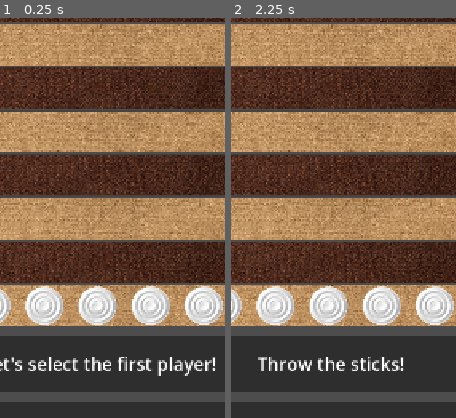
Above: before the commit, frames 1-2 (left to right).
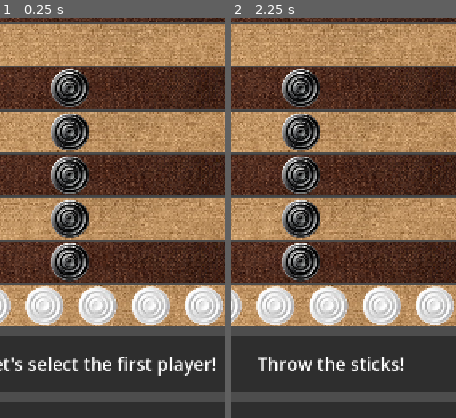
Above: after the commit, the same moments.

Repository: LeYohan-rgb/trad-games-hub
Game: Godot game, scene res://Scenes/bul_room.tscn
Two runs of this game, one before a commit and one after it. Both use one fixed random seed, a clock stepped at 60 frames per second and the inputs below. This scene is started directly instead of the project's main scene.
Inputs (mouse positions are % of the whole screen's width and height, from its top left):
- Up to frame 1 (0.25 s): no input
- Up to frame 2 (2.25 s): click "THROW" at 0.5 s; click (25, 2) at 1.27 s; click (42, 2) at 2.02 s
The pictures show only the part of the screen within x 28-78%, y 43-93%; the shares and areas given below are measured in that part.

The runs differ from the first frame. In frame 1, 6.5% of the frame differs, in the area x 22-40%, y 12-66%; in frame 2, 6.5%.

Commit message:
Added a function to color the rows red when a capture is made

Diff:
--- a/Scripts/bul_room.gd
+++ b/Scripts/bul_room.gd
@@ -10,11 +10,11 @@
 
 var game_state : Dictionary = { #THE GAME STATE IS RELATIVE. [no, my_or_opp, direction] true -> enemy base.
 	1: [6, "my", true],
-	2: [0, "none", true],
-	3: [0, "none", true],
-	4: [0, "none", true],
-	5: [0, "none", true],
-	6: [0, "none", true],
+	2: [1, "opp", false],
+	3: [1, "opp", false],
+	4: [1, "opp", false],
+	5: [1, "opp", false],
+	6: [1, "opp", false],
 	7: [0, "none", true],
 	8: [0, "none", true],
 	9: [0, "none", true],
@@ -61,6 +61,7 @@
 var game_started = false
 var host_modulate_color = "ffffc8"
 var client_modulate_color = "c8ffff"
+var capture_modulate_color = "ffc8c8"
 
 # Called when the node enters the scene tree for the first time.
 func _ready() -> void:
@@ -321,7 +322,8 @@
 					opp_landing_score.text = ""
 					my_landing_score.text = ""
 					message_lbl.text = "It's " + client_or_host_player_name_str("host") + "'s turn!"
-					can_throw_the_sticks = true
+					if multiplayer.is_server():
+						can_throw_the_sticks = true
 				else:
 					is_host_first_player = false
 					if multiplayer.is_server():
@@ -333,6 +335,8 @@
 					opp_landing_score.text = ""
 					my_landing_score.text = ""
 					message_lbl.text = "It's " + client_or_host_player_name_str("client") + "'s turn!"
+					if not multiplayer.is_server():
+						can_throw_the_sticks = true
 				game_paused = false
 				game_started = true
 			else:
@@ -406,7 +410,6 @@
 	random_array.shuffle()
 	return random_array[0]
 
-
 func _on_board_container_pressed_row(row_pressed: Variant) -> void:
 	if game_paused:
 		return
@@ -441,22 +444,70 @@
 	var target_index_movement = return_target_index(my_row, game_state)
 
 	#cannot land on an occupied row by yourself
-	if (game_state[target_index_movement[0]][0] > 0 and target_index_movement[0] != 1 and target_index_movement[0][1] == "my"):
+	#if it landed on an occupied row, that is NOT the homebase, that is MY own
+	if (game_state[target_index_movement[0]][0] > 0 and target_index_movement[0] != 1 and game_state[target_index_movement[0]][1] == "my"):
 		illegal_move_message(1)
 		return
 
 	#PERFORM MOVE!
-	perform_move.rpc(target_index_movement, whose_turn_is_it_str())
+	perform_move.rpc(my_row, target_index_movement, whose_turn_is_it_str())
 
 @rpc("any_peer", "call_local", "reliable")
-func perform_move(movement_array : Array, player_who_moved : String):
+func perform_move(previous_pos : int, movement_array : Array, player_who_moved : String):
 	#THIS FUNCTION IS FOR MULTIPLAYER OK?
 	game_paused = true
 
 	#HIGHLIGHT THE ROW
-	modulate_row(movement_array[0], player_who_moved)
-
-func modulate_row(row, player_who_moved):
+	modulate_row(movement_array[0], player_who_moved, previous_pos, movement_array)
+
+	#UPDATE_THE_GAME_STATE
+	update_game_state(previous_pos, movement_array, player_who_moved)
+
+func update_game_state(previous_pos, movement_array, player_who_moved):
+	var new_row_moved = movement_array[0]
+	var new_dir = movement_array[2]
+	var no_rows_moved = movement_array[1]
+
+	if multiplayer.is_server():
+		if player_who_moved == "host": #host is changing the board due to a state THEY made
+			game_state[previous_pos][0] = 0
+			game_state[previous_pos][1] = "none"
+			game_state[previous_pos][2] = true
+			if game_state[new_row_moved][0] > 0: #they catched it
+				pass
+			else:
+				game_state[new_row_moved][0] += 1
+
+
+		else: #chost changes due to a state THE CLIENt made
+			pass
+	else:
+		if player_who_moved == "host": #host moved on clients turn
+			pass
+		else: #client moved on their turn
+			pass
+
+func modulate_row(row, player_who_moved, previous_pos, movement_array):
+	if multiplayer.is_server():
+		if player_who_moved == "host": #host moved on their turn
+			if game_state[row][1] == "opp":
+				row_nodes[row].get_node("CenterContainer/Sprite2D").modulate = capture_modulate_color
+				return
+		else: #client moved on hosts turn
+			if game_state[row][1] == "my":
+				row_nodes[14 - row].get_node("CenterContainer/Sprite2D").modulate = capture_modulate_color
+				return
+	else:
+		if player_who_moved == "host": #host moved on clients turn
+			if game_state[row][1] == "my":
+				row_nodes[14 -row].get_node("CenterContainer/Sprite2D").modulate = capture_modulate_color
+				return
+		else: #client moved on their turn
+			if game_state[row][1] == "opp":
+				row_nodes[row].get_node("CenterContainer/Sprite2D").modulate = capture_modulate_color
+				return
+
+
 	if multiplayer.is_server():
 		if player_who_moved == "host": #host moved on their turn
 			row_nodes[row].get_node("CenterContainer/Sprite2D").modulate = host_modulate_color
